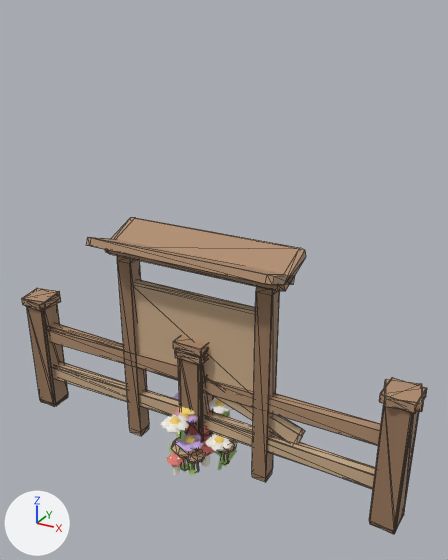
An edit to the glTF model public/assets/bundles/custom.glb, drawn before and after from the same camera.
One viewpoint serves both versions: a 50 mm lens placed at (2.78, -4.49, 4.29), pointed at (0.26, 0.1, 1.99). Lighting does not change. The marker at lower left points along +X, +Y and +Z. The older version comes first. Mesh edges are drawn as thin lines on the coarser meshes. Where no turn or scale is listed for an object, it has been applied to the vertices.

The older version as bpy lines, for what is in view:
```python
ob_fence_wood_post = bpy.data.objects.new('fence_wood_post', me_cube_022)
ob_fence_wood_post.location = (0.0, 0.0, 0.0)
ob_flowers_mixed = bpy.data.objects.new('flowers_mixed', me_cube_061)
ob_flowers_mixed.location = (0.0, 0.0, 0.0)
ob_flowers_yellow = bpy.data.objects.new('flowers_yellow', me_cube_040)
ob_flowers_yellow.location = (0.0, 0.0, 0.0)
# also in view: 'mushrooms_red' at (0.04, -0.14, 0.24); 'fence_wood' at (-0.01, 0.0, 0.7); 'fence_wood_broken' at (0.01, 0.0, 0.7); 'notice_board' at (0.0, 0.0, 1.17); 'mushrooms_brown' at (0.12, -0.1, 0.24)
```
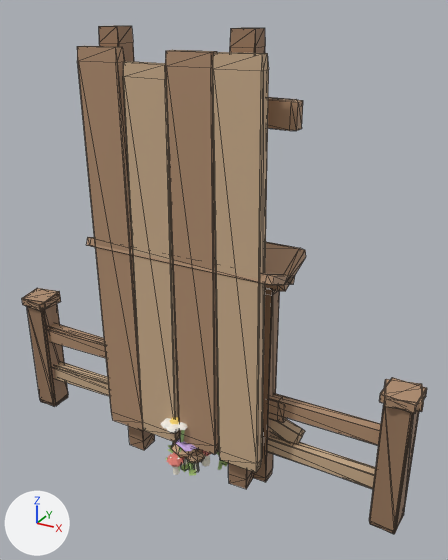
Commit message: Hang the watchtower banner on a wooden board

The change in detail:
Mesh me_cube_079 is new.
It has 192 vertices, 352 faces and spans x -0.98..0.98, y -0.36..0.04, z 0.0..4.15.
Faces by material slot: [176, 88, 88].
It uses material mat_custom_wood (brown #b18e6f).
It uses material mat_custom_wood_light (beige #cbad8b).
It uses material mat_custom_wood_dark (brown #99795d).
Object 'banner_board' (ob_banner_board) is new; it shows me_cube_079.
Its location is (0.0, 0.0, 0.0).

Pixel boxes (x1, y1, x2, y2) of what changed, in the pictures (448 x 560 px):
'banner_board', added: after (77, 26, 303, 489)
    faces in mat_custom_wood_light (beige #cbad8b): (123, 52, 269, 472)
    faces in mat_custom_wood (brown #b18e6f): (77, 46, 303, 455)
    faces in mat_custom_wood_dark (brown #99795d): (99, 26, 265, 489)
'notice_board', unchanged, covered by the edit: before (87, 218, 306, 482); after (87, 237, 306, 482)
'fence_wood_post', unchanged, covered by the edit: before (173, 336, 214, 462)
